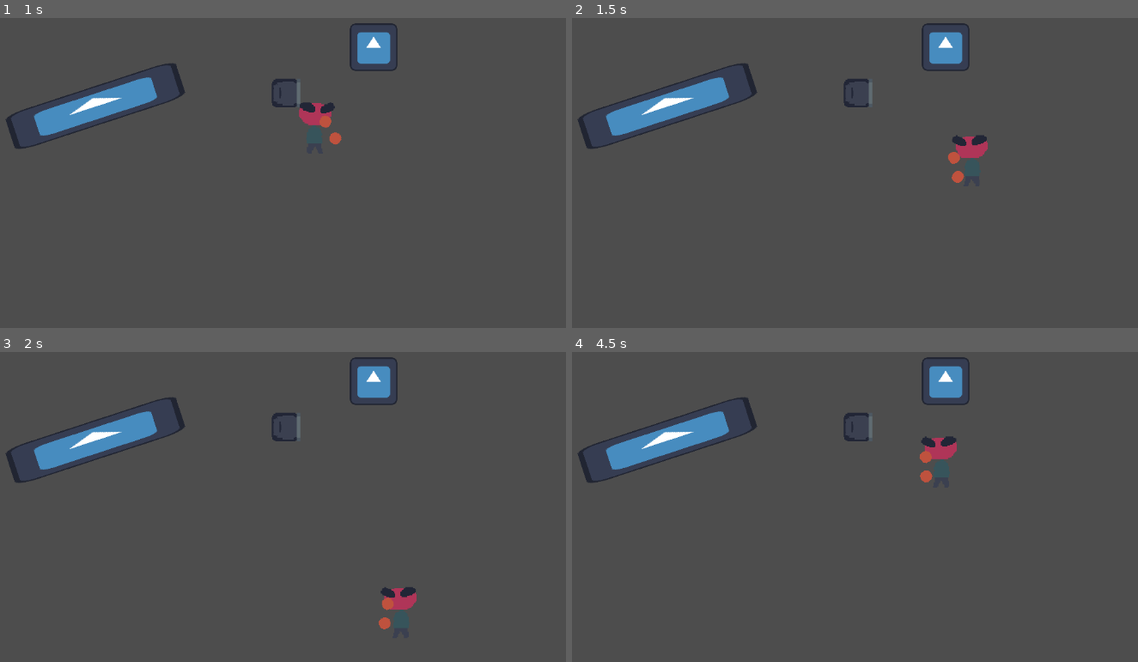
Above: before the commit, frames 1-4 (two rows, left to right).
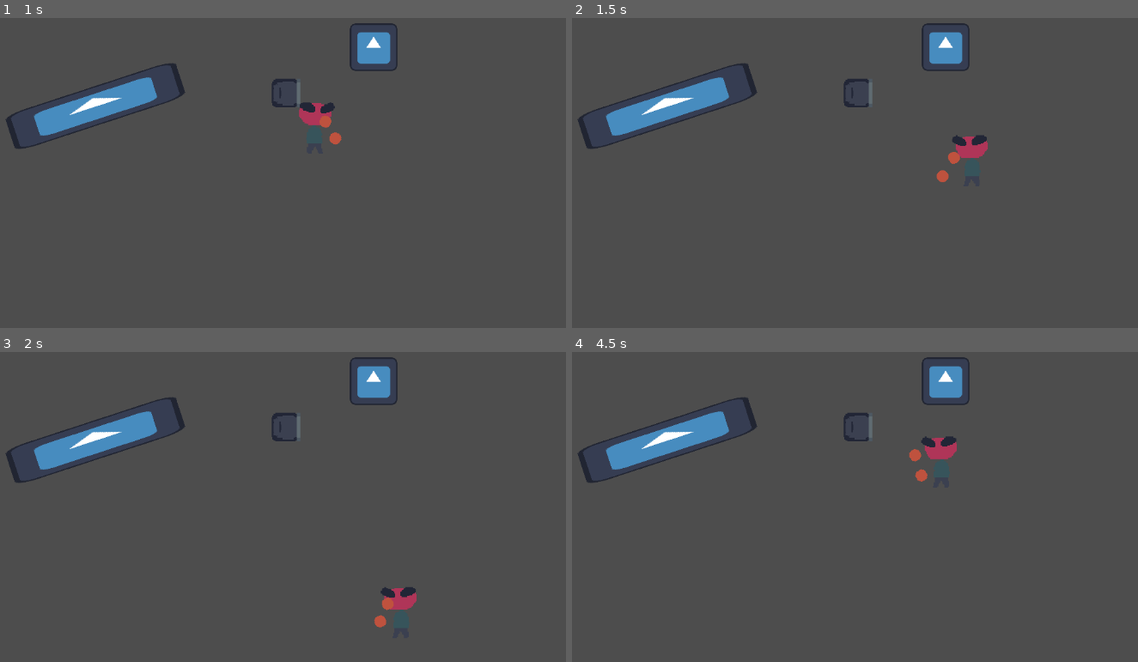
Above: after the commit, the same moments.

Repository: artemvandalovski/Salty-John
Game: Godot game, scene res://levels/office.tscn
Same seed, same stepped clock (60 frames per second), same inputs: the game is played once before the commit and once after it. The engine's default icon, where the game draws it, is replaced by a stand-in: a white triangle on a blue panel in a dark square.
Inputs (mouse positions are in pixels of both pictures, inside the frame that each line leads up to):
- Up to frame 1 (1 s): tap Enter at 0.5 s; move the mouse to (373, 117) at 0.52 s; press the mouse at (373, 117) at 0.53 s; hold D (right) from 0.53 s (still down)
- Up to frame 2 (1.5 s): move the mouse to (656, 154) at 1.27 s; release D (right) at 1.28 s; release the mouse at (656, 154) at 1.28 s; hold S (down) from 1.28 s (still down); click (656, 154) at 1.35 s
- Up to frame 3 (2 s): keep holding S (down)
- Up to frame 4 (4.5 s): move the mouse to (866, 383) at 2.02 s; release S (down) at 2.03 s; press the mouse at (866, 383) at 2.03 s; hold D (right) 2.03-2.78 s; right-click (866, 383) at 2.1 s; move the mouse to (758, 547) at 2.77 s; release the mouse at (758, 547) at 2.78 s; hold W (up) 2.78-3.53 s; click (758, 547) at 2.85 s; tap Space at 3.5 s; move the mouse to (1002, 525) at 3.52 s; press the mouse at (1002, 525) at 3.53 s; hold A (left) from 3.53 s (still down); move the mouse to (588, 410) at 4.27 s; release the mouse at (588, 410) at 4.28 s; right-click (588, 410) at 4.35 s

Frame 1 is identical in both runs. In frame 2, 0.1% of the frame differs, in the area x 64-70%, y 49-54%; in frame 3, less than 0.1%; in frame 4, 0.2%, in the area x 59-64%, y 31-43%.
Error before the commit: Invalid access to property or key 'collision' on a base object of type 'Area2D (Hitbox)'. (res://player/fists/fist.gd:34)

Commit message:
working dragging feature

Diff:
--- a/environment/draggable/draggable.gd
+++ b/environment/draggable/draggable.gd
@@ -2,7 +2,10 @@
 extends RigidBody2D
 
 @export var spin_force = 0
-@export var velocity_treshhold = 125.0
+@export var velocity_treshhold = 400.0
+
+#func _ready():
+	#$Hitbox.knockback_func = get_knockback
 
 func take_knockback(kb: Vector2):
 	apply_torque_impulse(kb.length() * randi_range(-2, 2) * spin_force)
@@ -17,3 +20,11 @@
 
 func is_fast_enough() -> bool:
 	return linear_velocity.length_squared() > pow(velocity_treshhold, 2)
+
+
+func _on_hitbox_area_entered(hurtbox: Hurtbox):
+	assert(hurtbox is Hurtbox)
+
+	if is_fast_enough():
+		hurtbox.apply_knockback(get_knockback())
+		hurtbox.apply_damage(1)
--- a/environment/draggable/draggable.tscn
+++ b/environment/draggable/draggable.tscn
@@ -19,7 +19,8 @@
 
 [node name="Hitbox" type="Area2D" parent="."]
 script = ExtResource("3_0dtis")
-start_disabled = false
 
 [node name="Hurtbox" type="Area2D" parent="."]
 script = ExtResource("2_2647f")
+
+[connection signal="area_entered" from="Hitbox" to="." method="_on_hitbox_area_entered"]
--- a/player/fists/fist.gd
+++ b/player/fists/fist.gd
@@ -1,54 +1,55 @@
 extends Weapon
 
 const PUNCH_DEPTH = 16 # how far the fists will go for a punch
-const CHARGE_DEPTH = 8 # how far the fists will go back while charging
+const CHARGE_DEPTH = 16 # how far the fists will go back while charging
 const CHARGE_RATE = 2
-const MAX_CHARGE = -1
+const MAX_CHARGE = 2
 const COOLDOWN = 0.07
+
+const KNOCKBACK_STRENGTH: float = 200.0
+const KNOCKBACK_MIN: float = 100.0
 
 @export_enum("left_click", "right_click") var input: String
 
 @onready var hitbox = $Hitbox
-@onready var knockback_component = $Knockback
-@onready var dragging_raycast = $Dragging
 
 var charge = 0.0
 
+func _ready():
+	hitbox.knockback_func = calc_knockback
 
-func _process(delta):
+# Gets called from parent (See Fists)
+# The reason for this is to give us more control over when and how these
+#  children fists get updated
+# E.g. We don't want them to handle attacking while we're dragging a chair
+func update(delta: float):
 	handle_charge(delta)
-	handle_punch(delta)
+	handle_punch()
 
 
 func handle_charge(delta):
 	if Input.is_action_pressed(input):
-		handle_dragging()
-		charge = max(charge - CHARGE_RATE * delta, MAX_CHARGE)
-		position.x = charge * CHARGE_DEPTH
+		charge = minf(charge + CHARGE_RATE * delta, MAX_CHARGE)
+		position.x = -CHARGE_DEPTH * (charge / MAX_CHARGE)
 
-func handle_punch(delta):
+func handle_punch():
 	if Input.is_action_just_released(input):
 		punch()
 
 func punch():
-	hitbox.collision.disabled = false
-	var punch_tween = create_tween().set_trans(Tween.TRANS_QUINT).set_ease(Tween.EASE_OUT)
+	# Animateji
+	var punch_tween: Tween = create_tween()\
+		.set_trans(Tween.TRANS_QUINT).set_ease(Tween.EASE_OUT)
 	punch_tween.tween_property(self, 'position:x', charge + PUNCH_DEPTH, 0.1)
+	punch_tween.tween_callback(hitbox.deal_damage) # <-- DAMAGE IS DEALT HERE
 	punch_tween.tween_property(self, 'position:x', 0, COOLDOWN)
+
 	await punch_tween.finished
-	hitbox.collision.disabled = true
+
 	charge = 0.0
 
-func get_knockback() -> Vector2:
-	var power = charge * -1
-	var strength = knockback_component.strength
-	var min_knockback = knockback_component.min_knockback
+func calc_knockback(_hurtbox: Hurtbox) -> Vector2:
 	var velocity = owner.holder.velocity
-	var direction = Vector2(cos(global_rotation), sin(global_rotation))
-	var knockback = velocity + (direction * max(strength * power, min_knockback))
+	var direction = Vector2.from_angle(global_rotation)
+	var knockback = velocity + (direction * max(KNOCKBACK_STRENGTH * charge, KNOCKBACK_MIN))
 	return knockback
-
-func handle_dragging():
-	if !dragging_raycast.is_colliding(): return
-	var draggable_object: RigidBody2D = dragging_raycast.get_collider().owner
-	draggable_object.global_position = lerp(draggable_object.global_position, global_position, 0.05)
--- a/player/fists/fist.tscn
+++ b/player/fists/fist.tscn
@@ -1,9 +1,8 @@
-[gd_scene load_steps=6 format=3 uid="uid://b1eycdjhng3h"]
+[gd_scene load_steps=5 format=3 uid="uid://b1eycdjhng3h"]
 
 [ext_resource type="Script" path="res://common/damage/hitbox.gd" id="1_ovjkt"]
 [ext_resource type="Script" path="res://player/fists/fist.gd" id="1_rbgta"]
 [ext_resource type="Texture2D" uid="uid://caw1v7w1swthd" path="res://player/fists/fist.png" id="2_esgg0"]
-[ext_resource type="Script" path="res://common/components/knockback.gd" id="4_7vdgx"]
 
 [sub_resource type="CircleShape2D" id="CircleShape2D_1p38y"]
 
@@ -18,13 +17,3 @@
 
 [node name="CollisionShape2D" type="CollisionShape2D" parent="Hitbox"]
 shape = SubResource("CircleShape2D_1p38y")
-
-[node name="Knockback" type="Node2D" parent="."]
-script = ExtResource("4_7vdgx")
-
-[node name="Dragging" type="RayCast2D" parent="."]
-position = Vector2(-24, 0)
-target_position = Vector2(48, 0)
-collision_mask = 32
-collide_with_areas = true
-collide_with_bodies = false
--- /dev/null
+++ b/player/fists/fists.gd
@@ -0,0 +1,47 @@
+extends Item
+
+signal drag_started(node: Draggable)
+signal drag_stopped(node: Draggable)
+
+@onready var drag_raycast = $DragRayCast as RayCast2D
+@onready var right_fist = $Right
+@onready var left_fist = $Left
+
+
+## The current Draggable the player is dragging
+## Warning: may be null
+var dragging_node: Draggable = null
+
+
+func _physics_process(delta):
+	handle_drag()
+
+	# Prioritize dragging over attacking
+	if is_dragging():
+		# Temporary just to get things going
+		# Suggestion: Add a `DragCenter: Marker2D` in between both fists and move it to there instead
+		dragging_node.global_position = lerp(
+			dragging_node.global_position,
+			global_position, 0.1
+		)
+		return
+
+	# Not dragging anything, update fists
+	right_fist.update(delta)
+	left_fist.update(delta)
+
+
+func is_dragging() -> bool:
+	return dragging_node != null
+
+func handle_drag():
+	if Input.is_action_just_pressed("drag"):
+		if drag_raycast.is_colliding():
+			dragging_node = drag_raycast.get_collider().owner
+			drag_started.emit(dragging_node)
+		return
+
+	# If we're not dragging anymore, let go
+	if !Input.is_action_pressed("drag") and dragging_node != null:
+		drag_stopped.emit(dragging_node)
+		dragging_node = null
--- a/player/fists/fists.tscn
+++ b/player/fists/fists.tscn
@@ -1,9 +1,11 @@
-[gd_scene load_steps=3 format=3 uid="uid://cu7v5vew4t18i"]
+[gd_scene load_steps=4 format=3 uid="uid://cu7v5vew4t18i"]
 
 [ext_resource type="PackedScene" uid="uid://7fmia0sa61r4" path="res://common/items/item.tscn" id="1_3y0xb"]
 [ext_resource type="PackedScene" uid="uid://b1eycdjhng3h" path="res://player/fists/fist.tscn" id="1_ux0o8"]
+[ext_resource type="Script" path="res://player/fists/fists.gd" id="2_cyakf"]
 
 [node name="Fists" instance=ExtResource("1_3y0xb")]
+script = ExtResource("2_cyakf")
 
 [node name="Left" parent="." index="1" instance=ExtResource("1_ux0o8")]
 position = Vector2(0, -16)
@@ -12,3 +14,10 @@
 [node name="Right" parent="." index="2" instance=ExtResource("1_ux0o8")]
 position = Vector2(0, 16)
 input = "right_click"
+
+[node name="DragRayCast" type="RayCast2D" parent="." index="3"]
+position = Vector2(-24, 0)
+target_position = Vector2(64, 0)
+collision_mask = 32
+collide_with_areas = true
+collide_with_bodies = false
